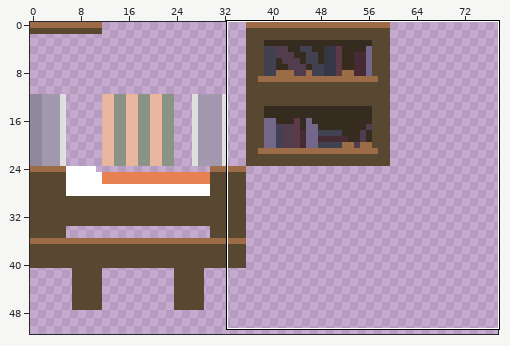
Sprite sheet -- res/img/tilesheet.png. Above: a wide view before the commit, with the close-up outlined.
Close-up. Before the edit:
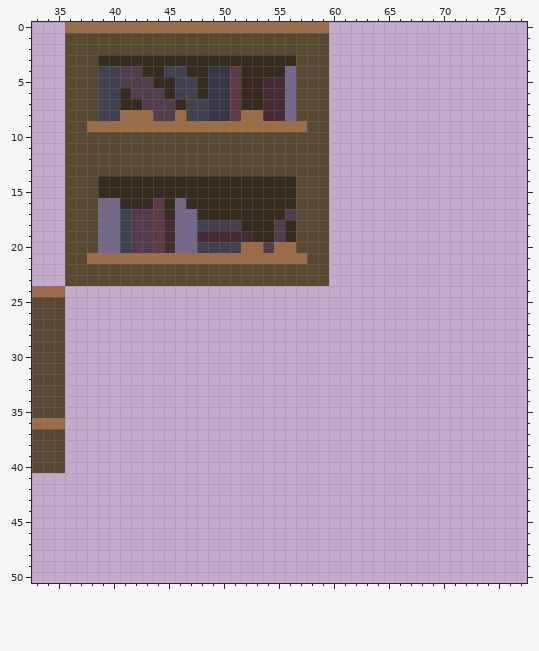
The file is 100x100 pixels. Colours within 5 levels of each other are drawn and written as one. Shown: x 33..77, y 0..50. The wide view leaves out empty margins.
Now the later version:
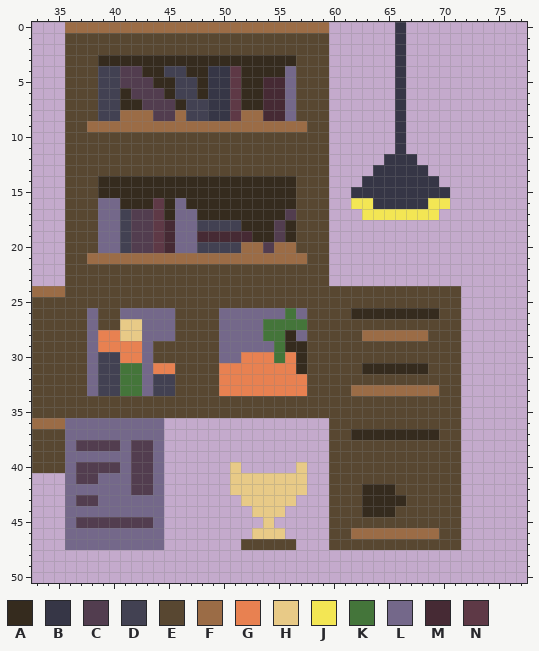
Palette (. is transparent): A #352b1e  B #363646  C #523d4f  D #424152  E #584731  F #9b6c46  G #e88151  H #e8ca87  J #f3e654  K #44753a  L #74688a  M #462a34  N #5e3946
What changed:
@@ x 60..72 @@
- 0 .............
- 1 .............
- 2 .............
- 3 .............
- 4 .............
- 5 .............
- 6 .............
- 7 .............
- 8 .............
- 9 .............
-10 .............
-11 .............
-12 .............
-13 .............
-14 .............
-15 .............
-16 .............
-17 .............
+ 0 ......B......
+ 1 ......B......
+ 2 ......B......
+ 3 ......B......
+ 4 ......B......
+ 5 ......B......
+ 6 ......B......
+ 7 ......B......
+ 8 ......B......
+ 9 ......B......
+10 ......B......
+11 ......B......
+12 .....BBB.....
+13 ....BBBBB....
+14 ...BBBBBBB...
+15 ..BBBBBBBBB..
+16 ..JJBBBBBJJ..
+17 ...JJJJJJJ...
 18 .............
@@ x 33..77 @@
 23 ...EEEEEEEEEEEEEEEEEEEEEEEE..................
-24 FFF..........................................
-25 EEE..........................................
-26 EEE..........................................
-27 EEE..........................................
-28 EEE..........................................
-29 EEE..........................................
-30 EEE..........................................
-31 EEE..........................................
-32 EEE..........................................
-33 EEE..........................................
-34 EEE..........................................
-35 EEE..........................................
-36 FFF..........................................
-37 EEE..........................................
-38 EEE..........................................
-39 EEE..........................................
-40 EEE..........................................
-41 .............................................
-42 .............................................
-43 .............................................
-44 .............................................
-45 .............................................
-46 .............................................
-47 .............................................
+24 FFFEEEEEEEEEEEEEEEEEEEEEEEEEEEEEEEEEEEE......
+25 EEEEEEEEEEEEEEEEEEEEEEEEEEEEEEEEEEEEEEE......
+26 EEEEELEELLLLLEEEELLLLLLKLEEEEAAAAAAAAEE......
+27 EEEEELEEHHLLLEEEELLLLKKKKEEEEEEEEEEEEEE......
+28 EEEEELGGHHLLLEEEELLLLKKALEEEEEFFFFFFEEE......
+29 EEEEELGGGGLEEEEEELLLLLKAAEEEEEEEEEEEEEE......
+30 EEEEELDDGGLEEEEEELLGGGKGAEEEEEEEEEEEEEE......
+31 EEEEELDDKKLGGEEEEGGGGGGGAEEEEEAAAAAAEEE......
+32 EEEEELDDKKLDDEEEEGGGGGGGGEEEEEEEEEEEEEE......
+33 EEEEELDDKKLDDEEEEGGGGGGGGEEEEFFFFFFFFEE......
+34 EEEEEEEEEEEEEEEEEEEEEEEEEEEEEEEEEEEEEEE......
+35 EEEEEEEEEEEEEEEEEEEEEEEEEEEEEEEEEEEEEEE......
+36 FFFLLLLLLLLL...............EEEEEEEEEEEE......
+37 EEELLLLLLLLL...............EEAAAAAAAAEE......
+38 EEELCCCCLCCL...............EEEEEEEEEEEE......
+39 EEELLLLLLCCL...............EEEEEEEEEEEE......
+40 EEELCCCCLCCL......H.....H..EEEEEEEEEEEE......
+41 ...LCCLLLCCL......HHHHHHH..EEEEEEEEEEEE......
+42 ...LLLLLLCCL......HHHHHHH..EEEAAAEEEEEE......
+43 ...LCCLLLLLL.......HHHHH...EEEAAAAEEEEE......
+44 ...LLLLLLLLL........HHH....EEEAAAEEEEEE......
+45 ...LCCCCCCCL.........H.....EEEEEEEEEEEE......
+46 ...LLLLLLLLL........HHH....EEFFFFFFFFEE......
+47 ...LLLLLLLLL.......EEEEE...EEEEEEEEEEEE......
 48 .............................................
